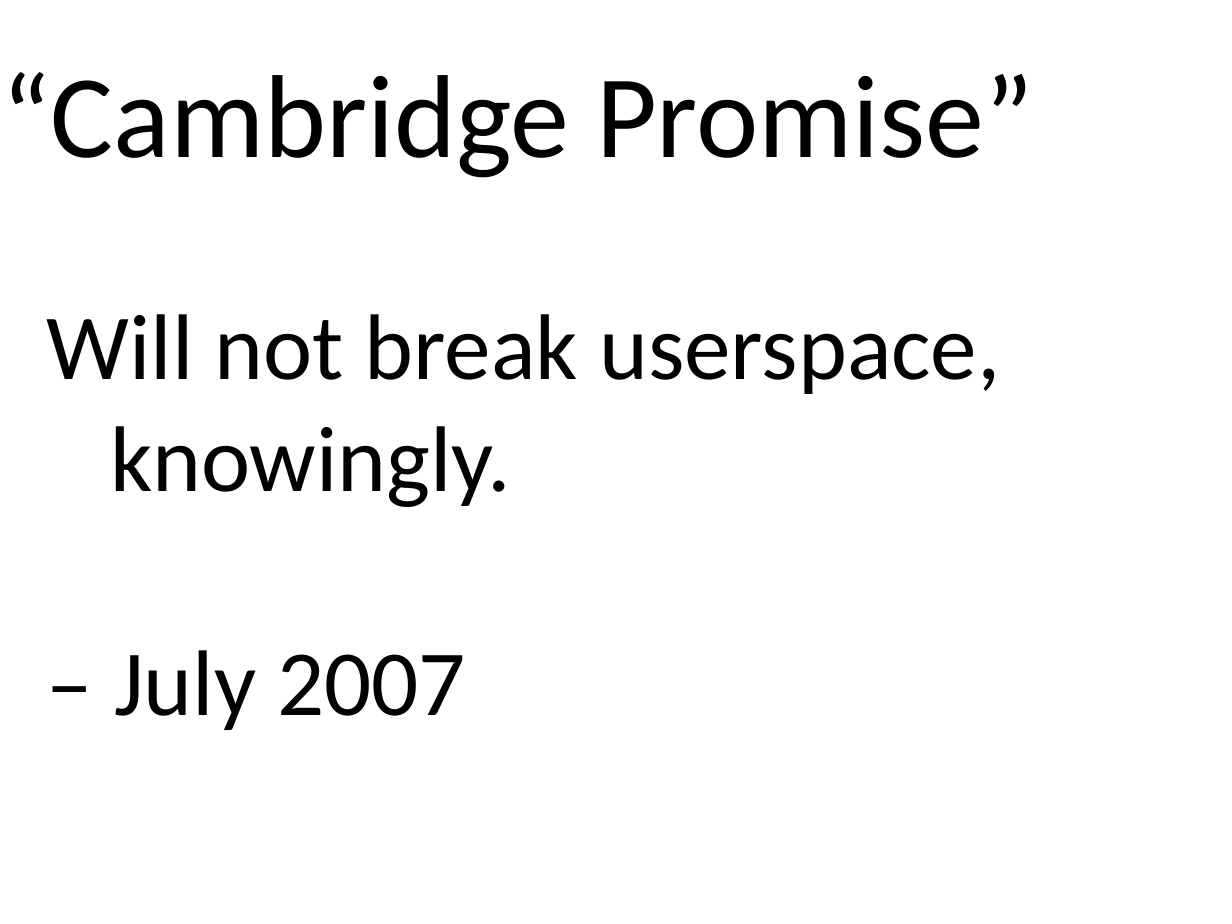
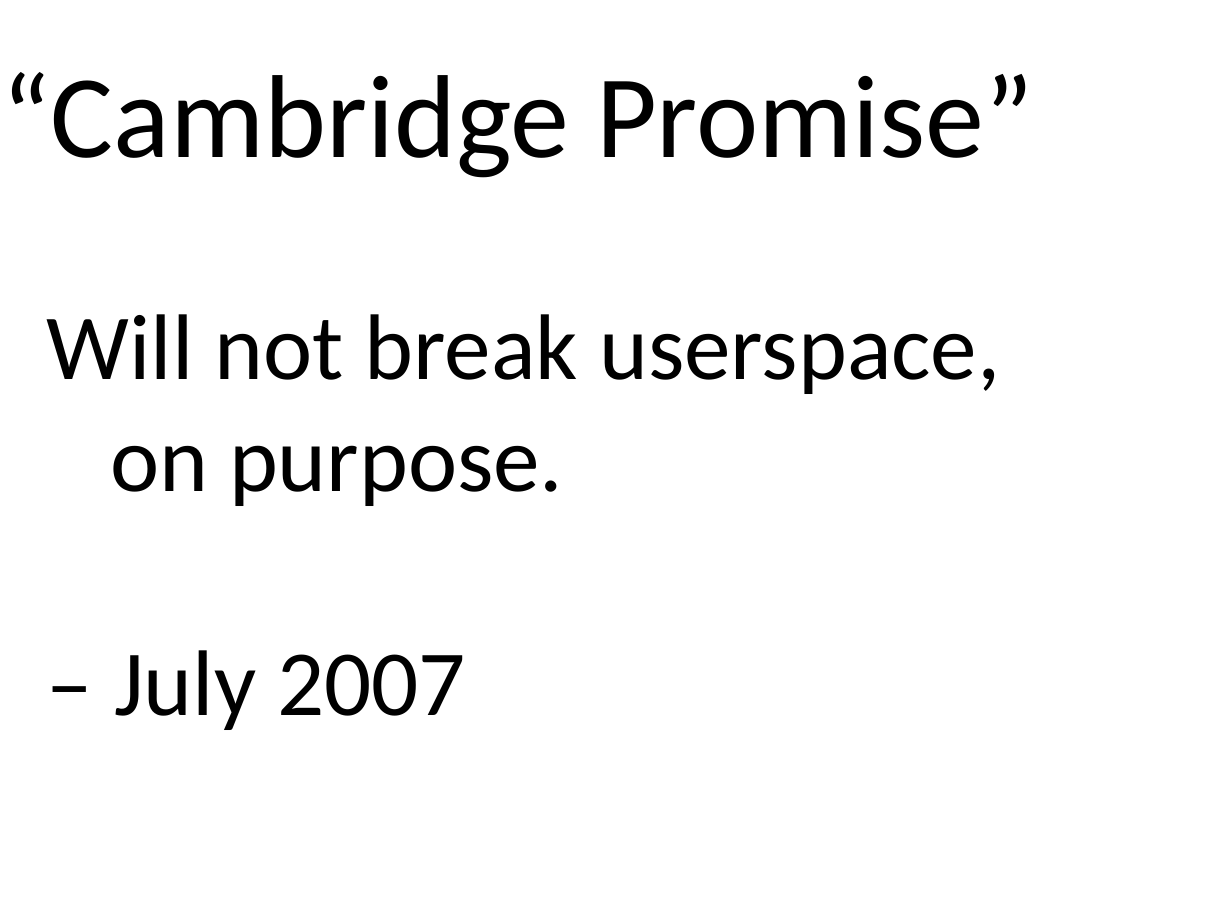
Before and after one commit to gregkh/presentation-release-model, a slide deck: slide 11 of release-model.odp. Drawn at 1232x924 pixels with LibreOffice and Linux fonts; fonts in the diff are those of the drawing. Boxes give left, top, right and bottom in pixels: in the first picture for what was removed or moved away, otherwise in the second. Text is boxed around its words. In the diff, an @@ line names an element or a change of style, - is before the commit and + after.

```diff
--- a/release-model.odp
+++ b/release-model.odp
@@ text at bbox=[110, 445, 563, 506]: text changed @@
-knowingly.
+on purpose.
```
Also in this commit, not shown: 1 other file.
